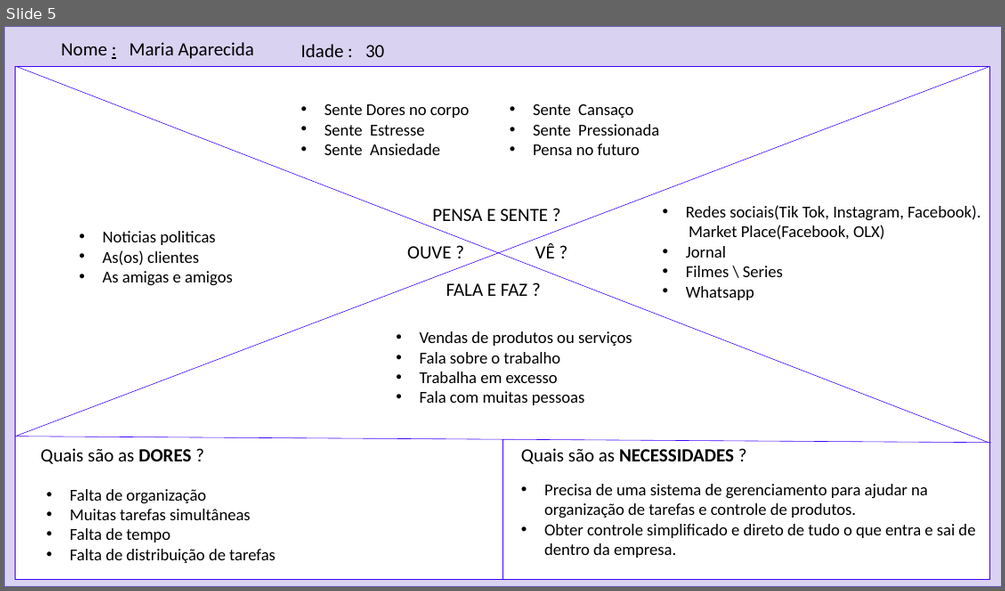
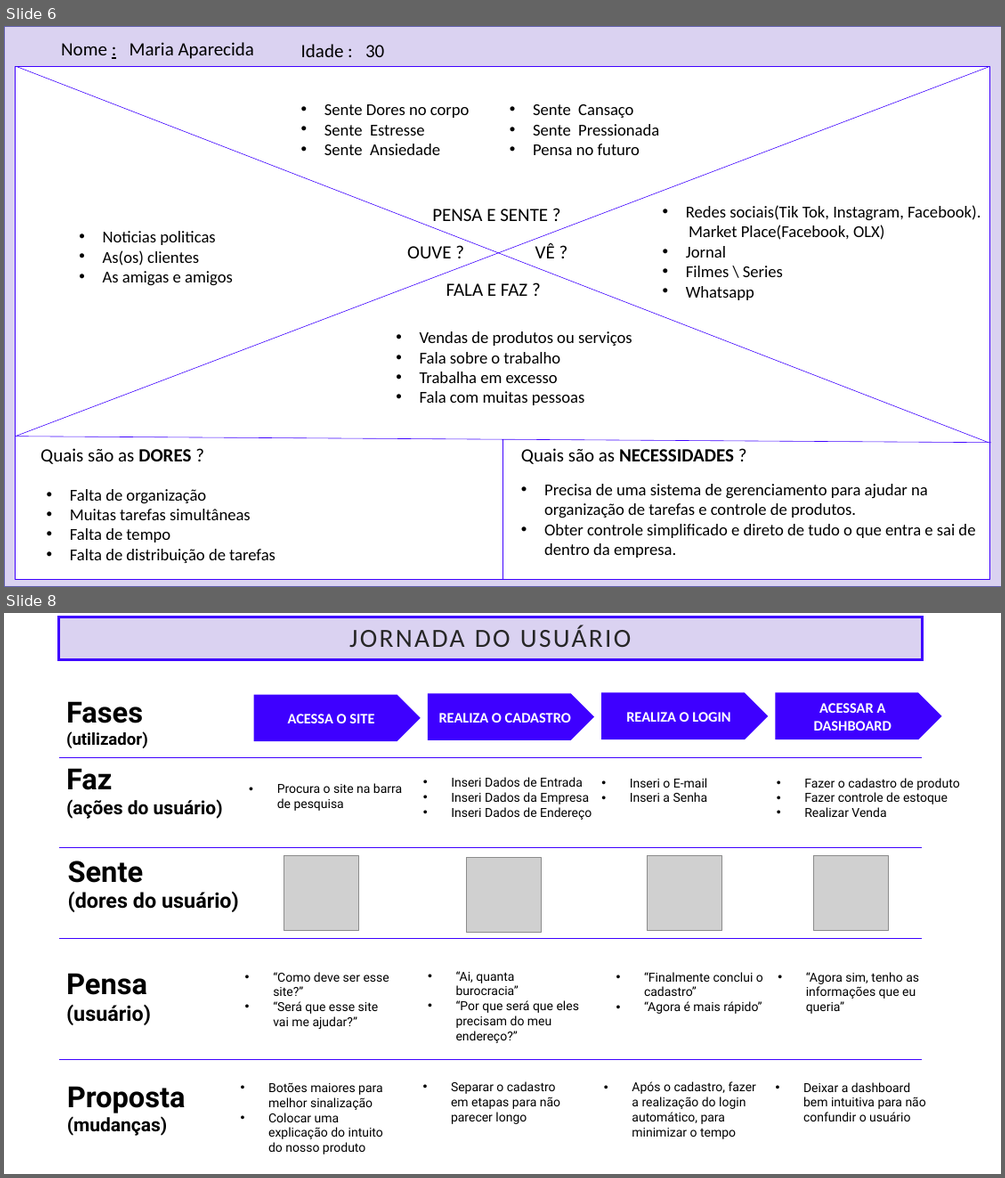
Before and after one commit to ogabrielalves/Sollute, a slide deck: Apresentação/Apresentação-Sollute.pptx. Shown one above the other, each under a label of ours: slide 5 before the commit, slides 6 and 8 after it; the slides between them are not shown. The pictures are 1005x591 and 1005x1178 pixels, drawn with LibreOffice and Linux fonts; fonts in the diff are those of the drawing; grey boxes stand for pictures; background and template pictures are left out. Boxes give left, top, right and bottom in pixels: in the first picture for what was removed or moved away, otherwise in the second. Text is boxed around its words. In the diff, an @@ line names an element or a change of style, - is before the commit and + after.

```diff
--- a/Apresentação/Apresentação-Sollute.pptx
+++ b/Apresentação/Apresentação-Sollute.pptx
@@ slide 8 added at (4,613,1001,1174), background #FFFFFF @@
@@ title added at (59,617,922,660), fill #DAD2F1, outline #3E00FF 2.5 pt, 25.2 pt, text #262626 @@
+JORNADA DO USUÁRIO
@@ pentagon arrow added at (601,692,769,739), fill #3E00FF, 14 pt, text #FFFFFF, bold @@
+REALIZA O LOGIN
@@ pentagon arrow added at (775,692,942,739), fill #3E00FF, 14 pt, text #FFFFFF, bold @@
+ACESSAR A DASHBOARD
@@ text added at (66,701,148,748), 16 pt, text #000000, bold @@
+Fases (utilizador)
@@ pentagon arrow added at (254,695,421,742), fill #3E00FF, 14 pt, text #FFFFFF, bold @@
+ACESSA O SITE
@@ pentagon arrow added at (428,694,595,741), fill #3E00FF, 14 pt, text #FFFFFF, bold @@
+REALIZA O CADASTRO
@@ line added from (59, 757) to (922, 757), #3E00FF 0.5 pt @@
@@ text added at (66,768,223,819), 18 pt, text #000000, bold @@
+Faz
+(ações do usuário)
@@ text added at (277,783,402,811), 12 pt, text #000000 @@
+• Procura o site na barra de pesquisa
@@ text added at (451,777,591,819), 12 pt, text #000000 @@
+• Inseri Dados de Entrada
+• Inseri Dados da Empresa
+• Inseri Dados de Endereço
@@ text added at (630,778,708,802), 12 pt, text #000000 @@
+• Inseri o E-mail
+• Inseri a Senha
@@ text added at (804,778,959,817), 12 pt, text #000000 @@
+• Fazer o cadastro de produto
+• Fazer controle de estoque
+• Realizar Venda
@@ line added from (59, 847) to (922, 847), #3E00FF 0.5 pt @@
@@ text added at (68,860,239,912), 20 pt, text #000000, bold @@
+Sente
+(dores do usuário)
@@ picture added at (283,855,358,930) @@
@@ picture added at (466,858,541,933) @@
@@ picture added at (647,856,722,931) @@
@@ picture added at (814,855,889,930) @@
@@ line added from (59, 938) to (922, 938), #3E00FF 0.5 pt @@
@@ text added at (66,973,151,1025), 20 pt, text #000000, bold @@
+Pensa
+(usuário)
@@ text added at (273,972,389,1029), 12 pt, text #000000 @@
+• “Como deve ser esse site?”
+• “Será que esse site vai me ajudar?”
@@ text added at (456,971,579,1043), 12 pt, text #000000 @@
+• “Ai, quanta burocracia”
+• “Por que será que eles precisam do meu endereço?”
@@ text added at (644,972,763,1013), 12 pt, text #000000 @@
+• “Finalmente conclui o cadastro”
+• “Agora é mais rápido”
@@ text added at (806,972,919,1013), 12 pt, text #000000 @@
+• “Agora sim, tenho as informações que eu queria”
@@ line added from (59, 1059) to (922, 1059), #3E00FF 0.5 pt @@
@@ text added at (67,1086,186,1135), 18 pt, text #000000, bold @@
+Proposta
+(mudanças)
@@ text added at (268,1082,383,1154), 12 pt, text #000000 @@
+• Botões maiores para melhor sinalização
+• Colocar uma explicação do intuito do nosso produto
@@ text added at (451,1081,560,1124), 12 pt, text #000000 @@
+• Separar o cadastro em etapas para não parecer longo
@@ text added at (631,1081,756,1139), 12 pt, text #000000 @@
+• Após o cadastro, fazer a realização do login automático, para minimizar o tempo
@@ text added at (803,1082,926,1121), 12 pt, text #000000 @@
+• Deixar a dashboard bem intuitiva para não confundir o usuário
@@ what was slide 5 is now slide 6 @@
```
Also in this commit, not shown: 1 slide changed, 1 other slide added.
